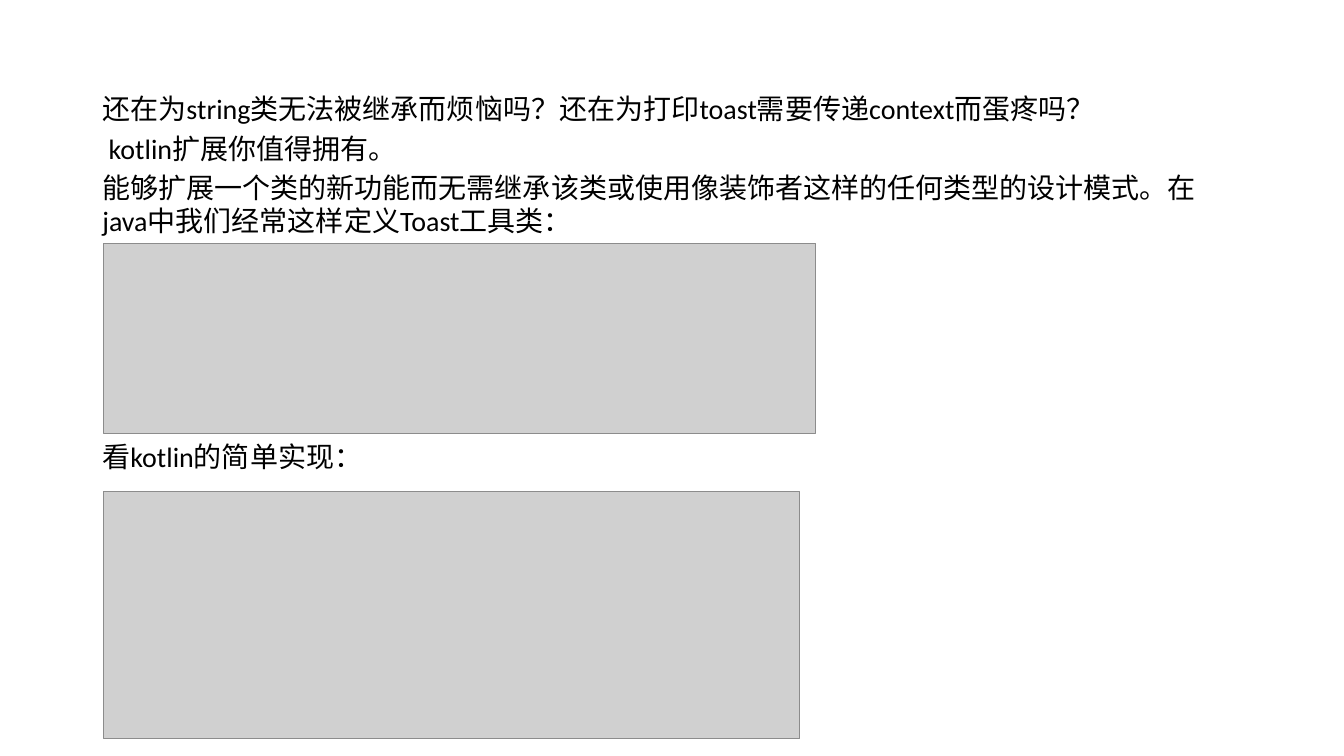
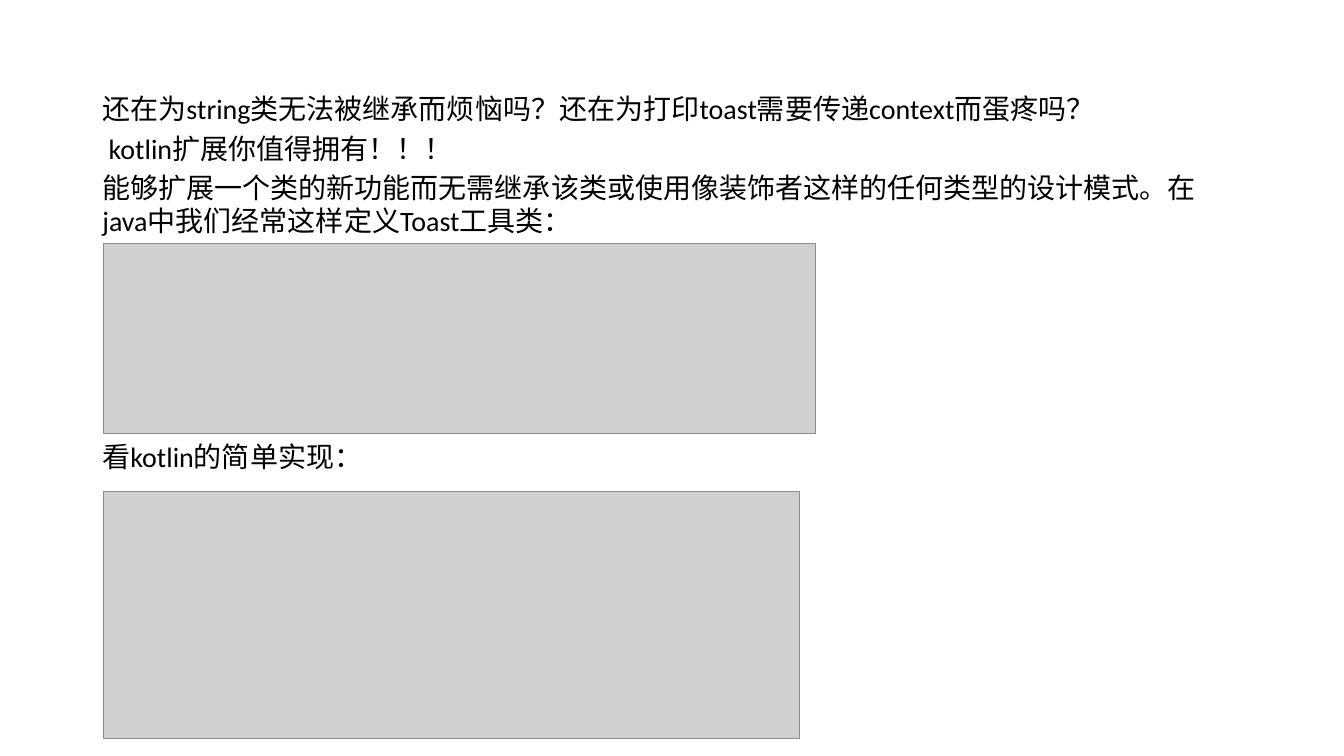
Before and after one commit to shenbibo/KotlinWeather, a slide deck: slide 15 of docs/初探kotlin - 副本.pptx. Drawn at 1344x756 pixels with LibreOffice and Linux fonts; fonts in the diff are those of the drawing; grey boxes stand for pictures; background and template pictures are left out. Boxes give left, top, right and bottom in pixels: in the first picture for what was removed or moved away, otherwise in the second. Text is boxed around its words. In the diff, an @@ line names an element or a change of style, - is before the commit and + after.

```diff
--- a/docs/初探kotlin - 副本.pptx
+++ b/docs/初探kotlin - 副本.pptx
@@ text at [109, 135, 453, 162]: text changed @@
-kotlin扩展你值得拥有。
+kotlin扩展你值得拥有！！！
```
Also in this commit, not shown: 3 other slides changed.
